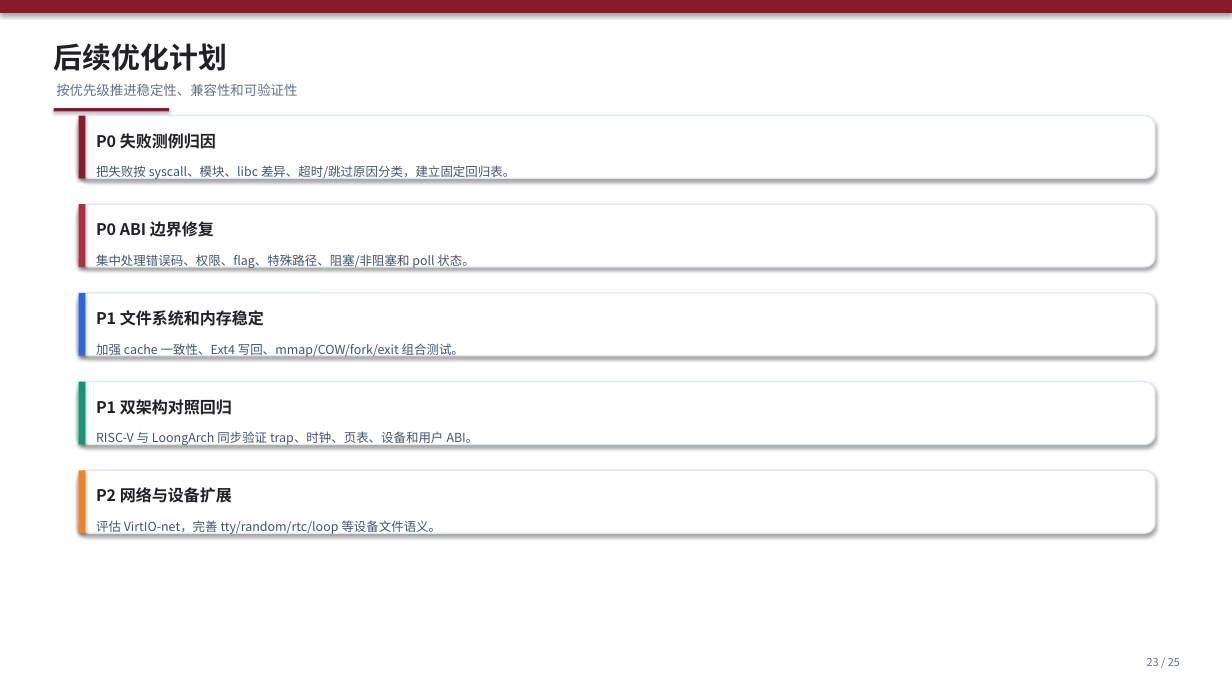
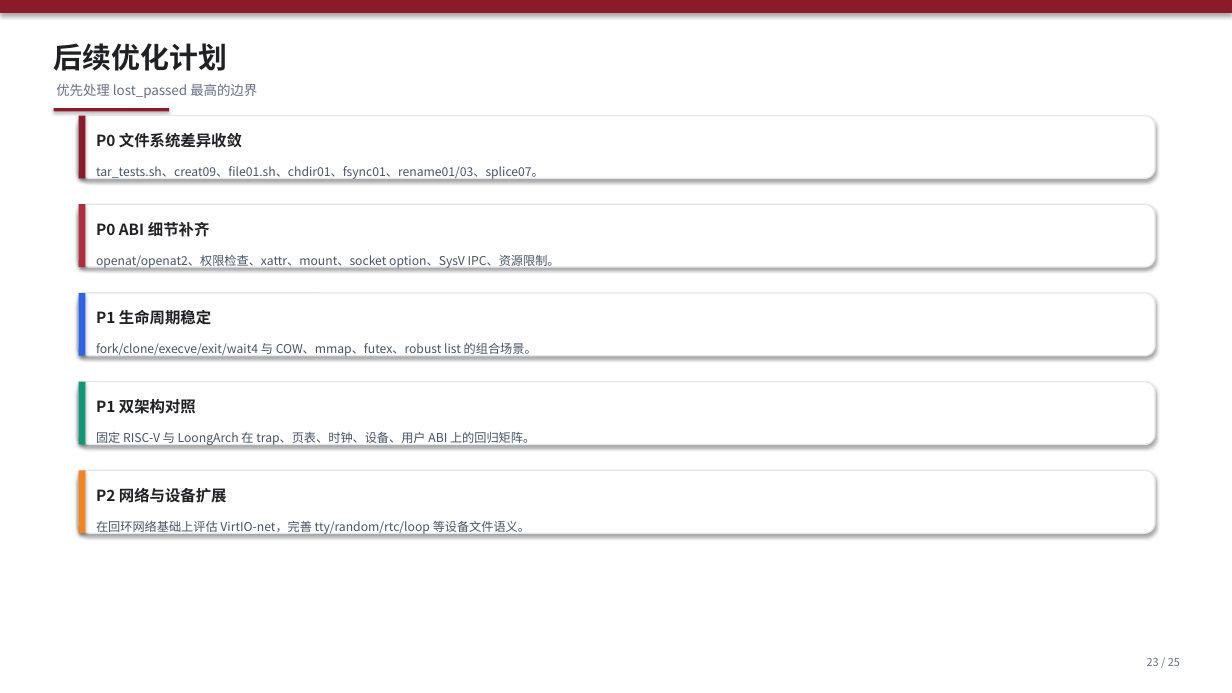
Before and after one commit to Solarpasserby/RespOS, a slide deck: slide 23 of docs/初赛文档/RespOS初赛进展汇报.pptx. Drawn at 1232x693 pixels with LibreOffice and Linux fonts; fonts in the diff are those of the drawing. Boxes give left, top, right and bottom in pixels: in the first picture for what was removed or moved away, otherwise in the second. Text is boxed around its words. In the diff, an @@ line names an element or a change of style, - is before the commit and + after.

```diff
--- a/docs/初赛文档/RespOS初赛进展汇报.pptx
+++ b/docs/初赛文档/RespOS初赛进展汇报.pptx
@@ text at [56,84,257,98]: text changed @@
-按优先级推进稳定性、兼容性和可验证性
+优先处理 lost_passed 最高的边界
@@ text at [96,133,242,148]: text changed; size 12.5 to 12 pt @@
-P0 失败测例归因
+P0 文件系统差异收敛
@@ text at [96,166,544,180]: text changed; size 9.7 to 9.5 pt @@
-把失败按 syscall、模块、libc 差异、超时/跳过原因分类，建立固定回归表。
+tar_tests.sh、creat09、file01.sh、chdir01、fsync01、rename01/03、splice07。
@@ text at [96,222,210,237]: text changed; size 12.5 to 12 pt @@
-P0 ABI 边界修复
+P0 ABI 细节补齐
@@ text at [96,255,560,269]: text changed; size 9.7 to 9.5 pt @@
-集中处理错误码、权限、flag、特殊路径、阻塞/非阻塞和 poll 状态。
+openat/openat2、权限检查、xattr、mount、socket option、SysV IPC、资源限制。
@@ text at [96,310,211,325]: text changed; size 12.5 to 12 pt @@
-P1 文件系统和内存稳定
+P1 生命周期稳定
@@ text at [96,343,537,358]: text changed; size 9.7 to 9.5 pt @@
-加强 cache 一致性、Ext4 写回、mmap/COW/fork/exit 组合测试。
+fork/clone/execve/exit/wait4 与 COW、mmap、futex、robust list 的组合场景。
@@ text at [96,399,196,414]: text changed; size 12.5 to 12 pt @@
-P1 双架构对照回归
+P1 双架构对照
@@ text at [96,432,535,447]: text changed; size 9.7 to 9.5 pt @@
-RISC-V 与 LoongArch 同步验证 trap、时钟、页表、设备和用户 ABI。
+固定 RISC-V 与 LoongArch 在 trap、页表、时钟、设备、用户 ABI 上的回归矩阵。
@@ text "P2 网络与设备扩展" at [96,488,227,503]: size 12.5 to 12 pt @@
@@ text at [96,521,530,535]: text changed; size 9.7 to 9.5 pt @@
-评估 VirtIO-net，完善 tty/random/rtc/loop 等设备文件语义。
+在回环网络基础上评估 VirtIO-net，完善 tty/random/rtc/loop 等设备文件语义。
```
Also in this commit, not shown: 5 other slides changed, 7 slides added, 7 slides removed, 2 other files.
